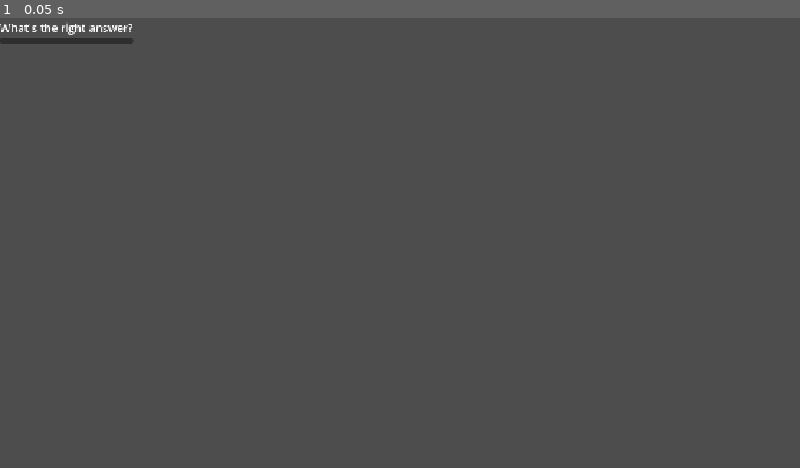
Above: before the commit, frame 1.
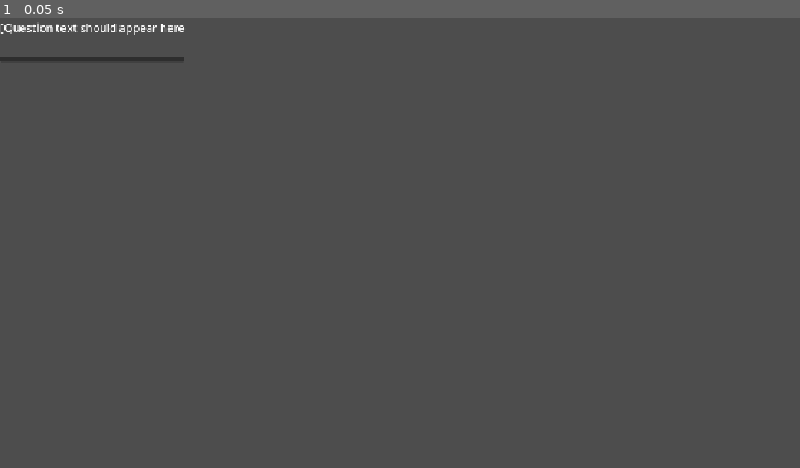
Above: after the commit, the same moment.

Repository: Syvxn/AiMO-Project
Game: Godot game, scene res://ui/menus/chat_and_quiz/quiz_question.tscn
Same seed, same stepped clock (60 frames per second), same inputs: the game is played once before the commit and once after it. This scene is started directly instead of the project's main scene.
Inputs:
- Up to frame 1 (0.05 s): no input

The runs differ from the first frame. In frame 1, 0.7% of the frame differs, in the area x 0-23%, y 0-10%.
Error in both runs: Attempt to call function 'get_as_text' in base 'null instance' on a null instance. (res://autoloads/env.gd:14)

Commit message:
9.3: quiz window works, pause menu looks infinitesimally less hideous

Diff:
--- a/items/collision_props/chair.tscn
+++ b/items/collision_props/chair.tscn
@@ -16,4 +16,7 @@
 [node name="StaticBody2D" type="StaticBody2D" parent="." unique_id=1281509878]
 
 [node name="CollisionShape2D" type="CollisionShape2D" parent="StaticBody2D" unique_id=681136463]
+z_index = 1
+z_as_relative = false
+y_sort_enabled = true
 shape = SubResource("ConvexPolygonShape2D_lohur")
--- a/main.tscn
+++ b/main.tscn
@@ -110,6 +110,7 @@
 visible = false
 
 [node name="PauseMenu" parent="." unique_id=1705228437 instance=ExtResource("6_7mycd")]
+visible = false
 
 [node name="ChatScreen" parent="." unique_id=916964389 instance=ExtResource("8_5vw27")]
 visible = false
--- a/project.godot
+++ b/project.godot
@@ -35,6 +35,7 @@
 "res://items/": "purple",
 "res://misc/": "purple",
 "res://npcs/": "purple",
+"res://old_junk/": "gray",
 "res://player/": "purple",
 "res://rooms/": "purple",
 "res://textures/": "blue",
--- a/rooms/cafeteria_1.tscn
+++ b/rooms/cafeteria_1.tscn
@@ -54,6 +54,9 @@
 position = Vector2(2075, 1032)
 
 [node name="Chair" parent="Decorations" unique_id=1229567162 instance=ExtResource("6_5mj4w")]
+z_index = 1
+z_as_relative = false
+y_sort_enabled = true
 position = Vector2(2111, 1126)
 
 [node name="Table4" parent="Decorations" unique_id=340377889 instance=ExtResource("7_intad")]
--- a/ui/menus/chat_and_quiz/chat_screen.gd
+++ b/ui/menus/chat_and_quiz/chat_screen.gd
@@ -2,15 +2,19 @@
 
 
 @onready var chat_bubble = load("res://ui/menus/chat_and_quiz/chat_bubble.tscn")
+@onready var quiz_question = load("res://ui/menus/chat_and_quiz/quiz_question.tscn")
+@onready var chat_panel = %ChatPanel
 @onready var chat_scroll_container = %ChatScrollContainer
 @onready var chat_container = %ChatContainer
 @onready var chat_input_field = %ChatInputField
-@onready var quiz_scroll_container = %QuizScrollContainer
+@onready var quiz_panel = %QuizPanel
 @onready var quiz_container = %QuizContainer
 
 
 func _ready() -> void:
 	SignalBus.chat_opened.connect(show)
+	SignalBus.chat_opened.connect(chat_panel.show)
+	SignalBus.chat_opened.connect(quiz_panel.hide)
 	SignalBus.chat_opened.connect(chat_input_field.grab_focus)
 	SignalBus.chat_closed.connect(hide)
 
@@ -52,7 +56,30 @@
 func chat_request_completed(result, response_code, _headers, body):
 	print("HTTP request: ", str(result), " ", str(response_code))
 	await get_tree().create_timer(0.5).timeout    # simulate wait
-	add_bubble(body.get_string_from_utf8(), "left")
+	var body_text = body.get_string_from_utf8()
+	# this is some hack shit; i gotta replace this with a proper check
+	if not body_text.begins_with("{"):
+		add_bubble(body_text, "left")
+	else: # json, i assume?
+		var quiz_data = JSON.parse_string(body_text)
+		if not typeof(quiz_data) == TYPE_DICTIONARY:
+			print(quiz_data)
+			add_bubble("Sorry, I just got hit with a solar ray. You were saying?", "left")
+			return
+		add_bubble("Sure, here you go", "left")
+		chat_input_field.editable = false
+		await get_tree().create_timer(0.5).timeout
+		chat_panel.hide()
+		chat_input_field.editable = true
+		for child in quiz_container.get_children():
+			child.queue_free()
+		quiz_panel.show()
+		var questions = quiz_data["questions"]
+		for question in questions:
+			var question_instance = quiz_question.instantiate()
+			quiz_container.add_child(question_instance)
+			question_instance.fill_out_question(question["question"], question["options"], question["answer"])
+
 
 
 func add_debug_reply():
@@ -69,9 +96,10 @@
 	submit_input(new_text)
 
 
-func _on_quiz_cancel_button_pressed() -> void:
-	pass # Replace with function body.
-
+func _on_quiz_close_button_pressed() -> void:
+	quiz_panel.hide()
+	chat_panel.show()
 
 func _on_quiz_submit_button_pressed() -> void:
-	pass # Replace with function body.
+	for child in quiz_container.get_children():
+		child.check_answer()
--- a/ui/menus/chat_and_quiz/chat_screen.tscn
+++ b/ui/menus/chat_and_quiz/chat_screen.tscn
@@ -45,7 +45,6 @@
 
 [node name="ChatPanel" type="Panel" parent="Control/MarginContainer/AspectRatioContainer" unique_id=940803565]
 unique_name_in_owner = true
-visible = false
 layout_mode = 2
 theme = ExtResource("2_ywf3k")
 
@@ -120,6 +119,7 @@
 
 [node name="QuizPanel" type="Panel" parent="Control/MarginContainer/AspectRatioContainer" unique_id=475803253]
 unique_name_in_owner = true
+visible = false
 layout_mode = 2
 theme = ExtResource("2_ywf3k")
 
@@ -139,7 +139,6 @@
 theme_override_constants/margin_right = 10
 
 [node name="QuizScrollContainer" type="ScrollContainer" parent="Control/MarginContainer/AspectRatioContainer/QuizPanel/VBoxContainer/MarginContainer2" unique_id=1646867412]
-unique_name_in_owner = true
 layout_mode = 2
 follow_focus = true
 
@@ -178,13 +177,13 @@
 [node name="HBoxContainer" type="HBoxContainer" parent="Control/MarginContainer/AspectRatioContainer/QuizPanel/VBoxContainer/MarginContainer/Panel/MarginContainer" unique_id=1911409843]
 layout_mode = 2
 
-[node name="QuizCancelButton" type="Button" parent="Control/MarginContainer/AspectRatioContainer/QuizPanel/VBoxContainer/MarginContainer/Panel/MarginContainer/HBoxContainer" unique_id=943818700]
+[node name="QuizCloseButton" type="Button" parent="Control/MarginContainer/AspectRatioContainer/QuizPanel/VBoxContainer/MarginContainer/Panel/MarginContainer/HBoxContainer" unique_id=943818700]
 unique_name_in_owner = true
 layout_mode = 2
 size_flags_horizontal = 3
 theme = ExtResource("2_ywf3k")
 theme_override_styles/normal = SubResource("StyleBoxFlat_tanbp")
-text = "Cancel"
+text = "Close"
 
 [node name="QuizSubmitButton" type="Button" parent="Control/MarginContainer/AspectRatioContainer/QuizPanel/VBoxContainer/MarginContainer/Panel/MarginContainer/HBoxContainer" unique_id=504919708]
 unique_name_in_owner = true
@@ -195,5 +194,5 @@
 
 [connection signal="text_submitted" from="Control/MarginContainer/AspectRatioContainer/ChatPanel/VBoxContainer/MarginContainer/Panel/MarginContainer/HBoxContainer/ChatInputField" to="." method="_on_chat_input_field_text_submitted"]
 [connection signal="pressed" from="Control/MarginContainer/AspectRatioContainer/ChatPanel/VBoxContainer/MarginContainer/Panel/MarginContainer/HBoxContainer/ChatSubmitButton" to="." method="_on_chat_submit_button_pressed"]
-[connection signal="pressed" from="Control/MarginContainer/AspectRatioContainer/QuizPanel/VBoxContainer/MarginContainer/Panel/MarginContainer/HBoxContainer/QuizCancelButton" to="." method="_on_quiz_cancel_button_pressed"]
+[connection signal="pressed" from="Control/MarginContainer/AspectRatioContainer/QuizPanel/VBoxContainer/MarginContainer/Panel/MarginContainer/HBoxContainer/QuizCloseButton" to="." method="_on_quiz_close_button_pressed"]
 [connection signal="pressed" from="Control/MarginContainer/AspectRatioContainer/QuizPanel/VBoxContainer/MarginContainer/Panel/MarginContainer/HBoxContainer/QuizSubmitButton" to="." method="_on_quiz_submit_button_pressed"]
--- a/ui/menus/chat_and_quiz/quiz_question.gd
+++ b/ui/menus/chat_and_quiz/quiz_question.gd
@@ -7,16 +7,17 @@
 
 
 
-func fill_out_qustion(question_text: String, correct_answer_key: String, answers: Dictionary):
+func fill_out_question(question_text: String, answers: Array, correct_answer_key: String):
 	label.text = question_text
+	for answer in answers:
+		item_list.add_item(answer)
+	item_list.sort_items_by_text()
 	correct_key = correct_answer_key
-	for answer_key in answers:
-		var answer_text = answer_key + ": " + answers[answer_key]
-		item_list.add_item(answer_text)
-	item_list.sort_items_by_text()
 
 
 func check_answer() -> bool:
+	if not item_list.is_anything_selected():
+		return false
 	var selected_answer_index = item_list.get_selected_items()[0] # should only be one
 	if item_list.get_item_text(selected_answer_index).begins_with(correct_key):
 		item_list.set_item_custom_bg_color(selected_answer_index, Color("YELLOW_GREEN"))
--- a/ui/menus/chat_and_quiz/quiz_question.tscn
+++ b/ui/menus/chat_and_quiz/quiz_question.tscn
@@ -17,7 +17,8 @@
 
 [node name="Label" type="Label" parent="VBoxContainer/MarginContainer" unique_id=819081297]
 layout_mode = 2
-text = "What's the right answer?"
+text = "[Question text should appear here
+"
 
 [node name="MarginContainer2" type="MarginContainer" parent="VBoxContainer" unique_id=1612421603]
 layout_mode = 2
--- a/ui/menus/pause_menu.gd
+++ b/ui/menus/pause_menu.gd
@@ -1,7 +1,7 @@
 extends CanvasLayer
 
 
-@onready var join_list = $ColorRect/VBoxContainer/PanelContainer/MarginContainer/ScrollContainer/JoinList
+@onready var join_list = %JoinList
 @onready var room_join_item = load("res://ui/menus/room_join_item.tscn")
 
 
--- a/ui/menus/pause_menu.tscn
+++ b/ui/menus/pause_menu.tscn
@@ -1,88 +1,68 @@
 [gd_scene format=3 uid="uid://d4fefj4hwgbg7"]
 
 [ext_resource type="Script" uid="uid://b5juyq36wkm5w" path="res://ui/menus/pause_menu.gd" id="1_hv7dm"]
+[ext_resource type="Theme" uid="uid://b2og7tin2mfav" path="res://ui/themes/chat_test.tres" id="2_w225i"]
 
 [node name="PauseMenu" type="CanvasLayer" unique_id=1705228437]
 script = ExtResource("1_hv7dm")
 
-[node name="ColorRect" type="ColorRect" parent="." unique_id=231742313]
+[node name="AspectRatioContainer" type="AspectRatioContainer" parent="." unique_id=599760265]
+offset_top = 20.0
+offset_right = 1152.0
+offset_bottom = 628.0
+grow_horizontal = 2
+grow_vertical = 2
+ratio = 0.5968
+
+[node name="MarginContainer" type="MarginContainer" parent="AspectRatioContainer" unique_id=1011824873]
+layout_mode = 2
+theme_override_constants/margin_top = 40
+theme_override_constants/margin_bottom = 40
+
+[node name="Panel" type="Panel" parent="AspectRatioContainer/MarginContainer" unique_id=1348833272]
+layout_mode = 2
+theme = ExtResource("2_w225i")
+
+[node name="VBoxContainer" type="VBoxContainer" parent="AspectRatioContainer/MarginContainer/Panel" unique_id=639581616]
+layout_mode = 1
 anchors_preset = 15
 anchor_right = 1.0
 anchor_bottom = 1.0
 grow_horizontal = 2
 grow_vertical = 2
-color = Color(0.5176471, 0.5176471, 0.5176471, 0.4627451)
 
-[node name="TopLabel" type="Label" parent="ColorRect" unique_id=226725132]
-layout_mode = 1
-anchors_preset = 5
-anchor_left = 0.5
-anchor_right = 0.5
-offset_left = -166.0
-offset_top = 34.0
-offset_right = 167.0
-offset_bottom = 76.0
-grow_horizontal = 2
-theme_override_font_sizes/font_size = 30
-text = "This is the pause menu"
-horizontal_alignment = 1
-
-[node name="BottomLabel" type="Label" parent="ColorRect" unique_id=47848802]
-layout_mode = 1
-anchors_preset = 7
-anchor_left = 0.5
-anchor_top = 1.0
-anchor_right = 0.5
-anchor_bottom = 1.0
-offset_left = -295.0
-offset_top = -93.0
-offset_right = 292.0
-offset_bottom = -51.0
-grow_horizontal = 2
-grow_vertical = 0
-theme_override_font_sizes/font_size = 30
-text = "Contents should change based on current role / room"
-horizontal_alignment = 1
-
-[node name="VBoxContainer" type="VBoxContainer" parent="ColorRect" unique_id=639581616]
-layout_mode = 1
-anchors_preset = 8
-anchor_left = 0.5
-anchor_top = 0.5
-anchor_right = 0.5
-anchor_bottom = 0.5
-offset_left = -63.0
-offset_top = -15.5
-offset_right = 63.0
-offset_bottom = 15.5
-grow_horizontal = 2
-grow_vertical = 2
-
-[node name="MarginContainer" type="MarginContainer" parent="ColorRect/VBoxContainer" unique_id=887355599]
+[node name="MarginContainer" type="MarginContainer" parent="AspectRatioContainer/MarginContainer/Panel/VBoxContainer" unique_id=887355599]
 layout_mode = 2
+theme_override_constants/margin_top = 32
 theme_override_constants/margin_bottom = 32
 
-[node name="LaunchActivityButton" type="Button" parent="ColorRect/VBoxContainer/MarginContainer" unique_id=718229174]
+[node name="LaunchActivityButton" type="Button" parent="AspectRatioContainer/MarginContainer/Panel/VBoxContainer/MarginContainer" unique_id=718229174]
 layout_mode = 2
 size_flags_horizontal = 4
 size_flags_vertical = 4
 text = "Launch Activity"
 
-[node name="PanelContainer" type="PanelContainer" parent="ColorRect/VBoxContainer" unique_id=554634984]
+[node name="MarginContainer2" type="MarginContainer" parent="AspectRatioContainer/MarginContainer/Panel/VBoxContainer" unique_id=1691465374]
+layout_mode = 2
+size_flags_vertical = 3
+theme_override_constants/margin_bottom = 32
+
+[node name="PanelContainer" type="PanelContainer" parent="AspectRatioContainer/MarginContainer/Panel/VBoxContainer/MarginContainer2" unique_id=554634984]
 layout_mode = 2
 
-[node name="MarginContainer" type="MarginContainer" parent="ColorRect/VBoxContainer/PanelContainer" unique_id=1275230927]
+[node name="MarginContainer" type="MarginContainer" parent="AspectRatioContainer/MarginContainer/Panel/VBoxContainer/MarginContainer2/PanelContainer" unique_id=1275230927]
 layout_mode = 2
 theme_override_constants/margin_top = 6
 theme_override_constants/margin_bottom = 6
 
-[node name="ScrollContainer" type="ScrollContainer" parent="ColorRect/VBoxContainer/PanelContainer/MarginContainer" unique_id=452633542]
+[node name="ScrollContainer" type="ScrollContainer" parent="AspectRatioContainer/MarginContainer/Panel/VBoxContainer/MarginContainer2/PanelContainer/MarginContainer" unique_id=452633542]
 custom_minimum_size = Vector2(300, 300)
 layout_mode = 2
 
-[node name="JoinList" type="VBoxContainer" parent="ColorRect/VBoxContainer/PanelContainer/MarginContainer/ScrollContainer" unique_id=56585542]
+[node name="JoinList" type="VBoxContainer" parent="AspectRatioContainer/MarginContainer/Panel/VBoxContainer/MarginContainer2/PanelContainer/MarginContainer/ScrollContainer" unique_id=56585542]
+unique_name_in_owner = true
 layout_mode = 2
 size_flags_horizontal = 3
 size_flags_vertical = 3
 
-[connection signal="pressed" from="ColorRect/VBoxContainer/MarginContainer/LaunchActivityButton" to="." method="_on_launch_activity_button_pressed"]
+[connection signal="pressed" from="AspectRatioContainer/MarginContainer/Panel/VBoxContainer/MarginContainer/LaunchActivityButton" to="." method="_on_launch_activity_button_pressed"]
